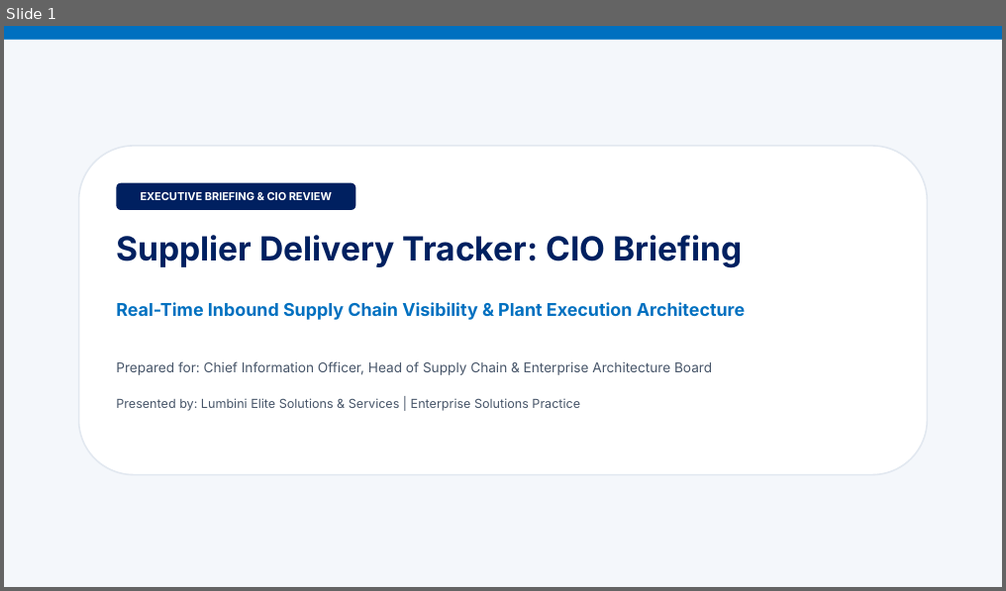
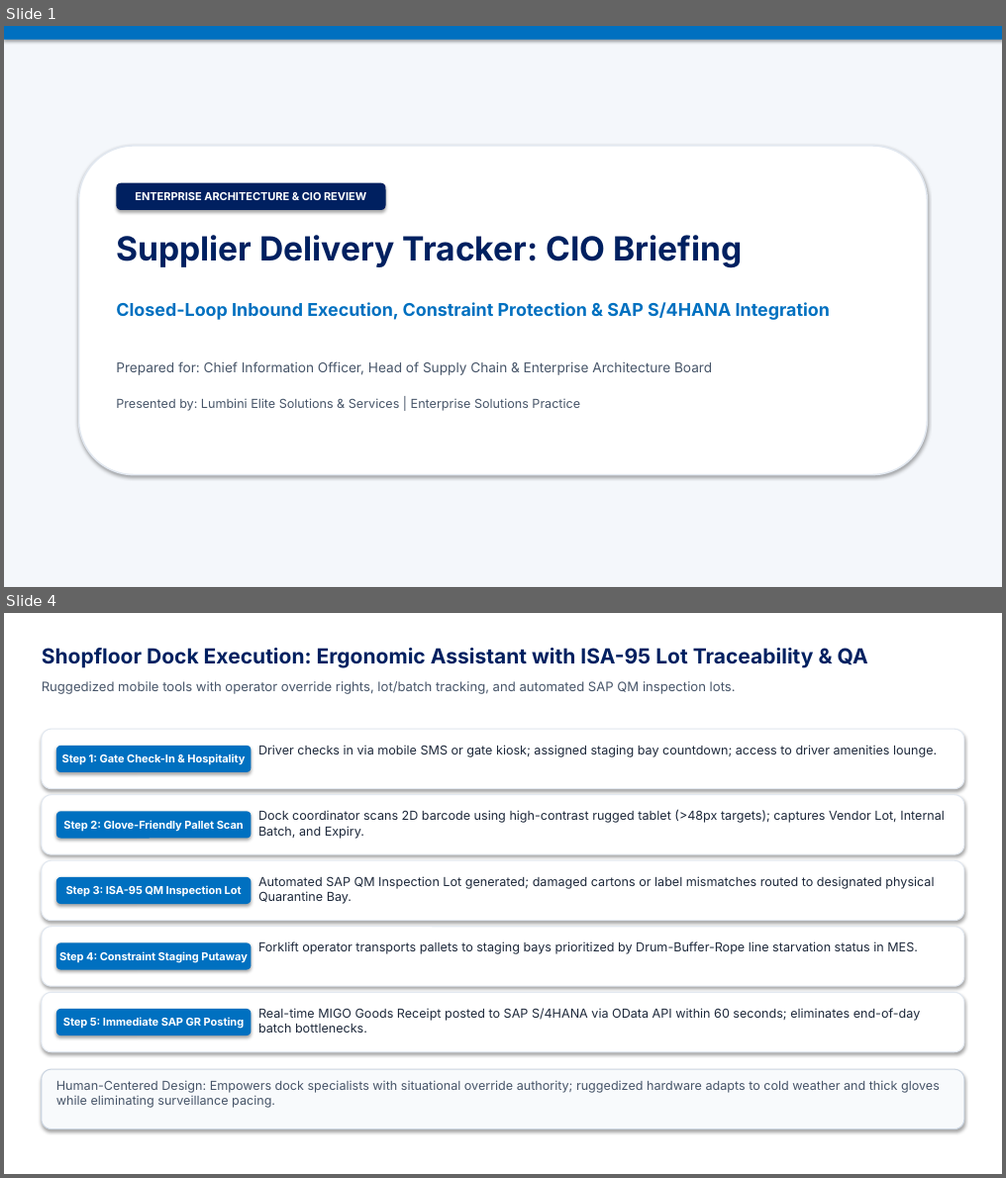
Before and after one commit to hemanthx446/ppt-mcp-server, a slide deck: Supplier_Delivery_Tracker_CIO_Briefing.pptx. Shown one above the other, each under a label of ours: slide 1 before the commit, slides 1 and 4 after it; the slides between them are not shown. The pictures are 1006x591 and 1006x1178 pixels, drawn with LibreOffice and Linux fonts; fonts in the diff are those of the drawing. Boxes give left, top, right and bottom in pixels: in the first picture for what was removed or moved away, otherwise in the second. Text is boxed around its words. In the diff, an @@ line names an element or a change of style, - is before the commit and + after.

```diff
--- a/Supplier_Delivery_Tracker_CIO_Briefing.pptx
+++ b/Supplier_Delivery_Tracker_CIO_Briefing.pptx
@@ slide 4 added at [4, 613, 1002, 1174], background #FFFFFF @@
@@ text added at [42, 648, 868, 668], 20 pt, text #002060, bold @@
+Shopfloor Dock Execution: Ergonomic Assistant with ISA-95 Lot Traceability & QA
@@ text added at [42, 681, 736, 694], 12.5 pt, text #475569 @@
+Ruggedized mobile tools with operator override rights, lot/batch tracking, and automated SAP QM inspection lots.
@@ rounded rectangle added at [42, 729, 964, 789], fill #FFFFFF, outline #E2E8F0 1 pt @@
@@ rounded rectangle added at [56, 746, 252, 772], fill #0070C0, 10.5 pt, text #FFFFFF, bold @@
+Step 1: Gate Check-In & Hospitality
@@ text added at [258, 745, 937, 758], 12 pt, text #1E293B @@
+Driver checks in via mobile SMS or gate kiosk; assigned staging bay countdown; access to driver amenities lounge.
@@ rounded rectangle added at [42, 795, 964, 855], fill #FFFFFF, outline #E2E8F0 1 pt @@
@@ rounded rectangle added at [56, 811, 252, 839], fill #0070C0, 10.5 pt, text #FFFFFF, bold @@
+Step 2: Glove-Friendly Pallet Scan
@@ text added at [258, 810, 944, 839], 12 pt, text #1E293B @@
+Dock coordinator scans 2D barcode using high-contrast rugged tablet (>48px targets); captures Vendor Lot, Internal Batch, and Expiry.
@@ rounded rectangle added at [42, 861, 964, 921], fill #FFFFFF, outline #E2E8F0 1 pt @@
@@ rounded rectangle added at [56, 877, 252, 904], fill #0070C0, 10.5 pt, text #FFFFFF, bold @@
+Step 3: ISA-95 QM Inspection Lot
@@ text added at [258, 876, 934, 904], 12 pt, text #1E293B @@
+Automated SAP QM Inspection Lot generated; damaged cartons or label mismatches routed to designated physical Quarantine Bay.
@@ rounded rectangle added at [42, 927, 964, 986], fill #FFFFFF, outline #E2E8F0 1 pt @@
@@ rounded rectangle added at [56, 943, 252, 970], fill #0070C0, 10.5 pt, text #FFFFFF, bold @@
+Step 4: Constraint Staging Putaway
@@ text added at [258, 942, 918, 955], 12 pt, text #1E293B @@
+Forklift operator transports pallets to staging bays prioritized by Drum-Buffer-Rope line starvation status in MES.
@@ rounded rectangle added at [42, 992, 964, 1053], fill #FFFFFF, outline #E2E8F0 1 pt @@
@@ rounded rectangle added at [56, 1009, 252, 1036], fill #0070C0, 10.5 pt, text #FFFFFF, bold @@
+Step 5: Immediate SAP GR Posting
@@ text added at [258, 1008, 921, 1033], 12 pt, text #1E293B @@
+Real-time MIGO Goods Receipt posted to SAP S/4HANA via OData API within 60 seconds; eliminates end-of-day batch bottlenecks.
@@ rounded rectangle added at [42, 1069, 964, 1130], fill #F8FAFC, outline #CBD5E1 1 pt @@
@@ text added at [56, 1080, 940, 1108], 12 pt, text #475569 @@
+Human-Centered Design: Empowers dock specialists with situational override authority; ruggedized hardware adapts to cold weather and thick gloves while eliminating surveillance pacing.
@@ slide 1 changed as well @@
@@ shadow on in 4 elements at [4, 26, 1002, 587], [4, 26, 1002, 40], [79, 146, 927, 475], [116, 183, 386, 210] @@
@@ rounded rectangle "ENTERPRISE ARCHITECTURE & CIO REVIEW": place and size @@
-rounded rectangle "ENTERPRISE ARCHITECTURE & CIO REVIEW" at [116, 183, 355, 210]
+rounded rectangle "ENTERPRISE ARCHITECTURE & CIO REVIEW" at [116, 183, 386, 210]
@@ text in rounded rectangle at [135, 192, 366, 200]: text changed @@
-EXECUTIVE BRIEFING & CIO REVIEW
+ENTERPRISE ARCHITECTURE & CIO REVIEW
@@ text at [116, 302, 830, 320]: text changed @@
-Real-Time Inbound Supply Chain Visibility & Plant Execution Architecture
+Closed-Loop Inbound Execution, Constraint Protection & SAP S/4HANA Integration
```
Also in this commit, not shown: 4 other slides changed, 2 other slides added, 3 slides removed, 27 other files.
